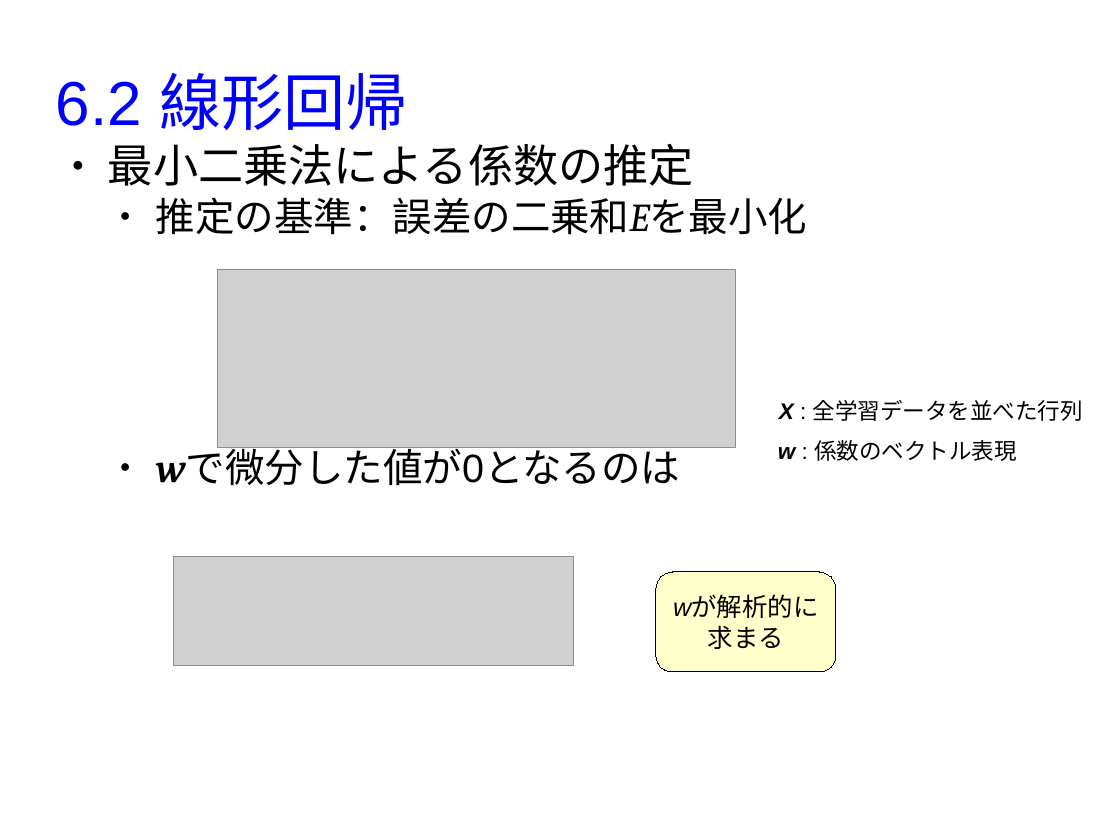
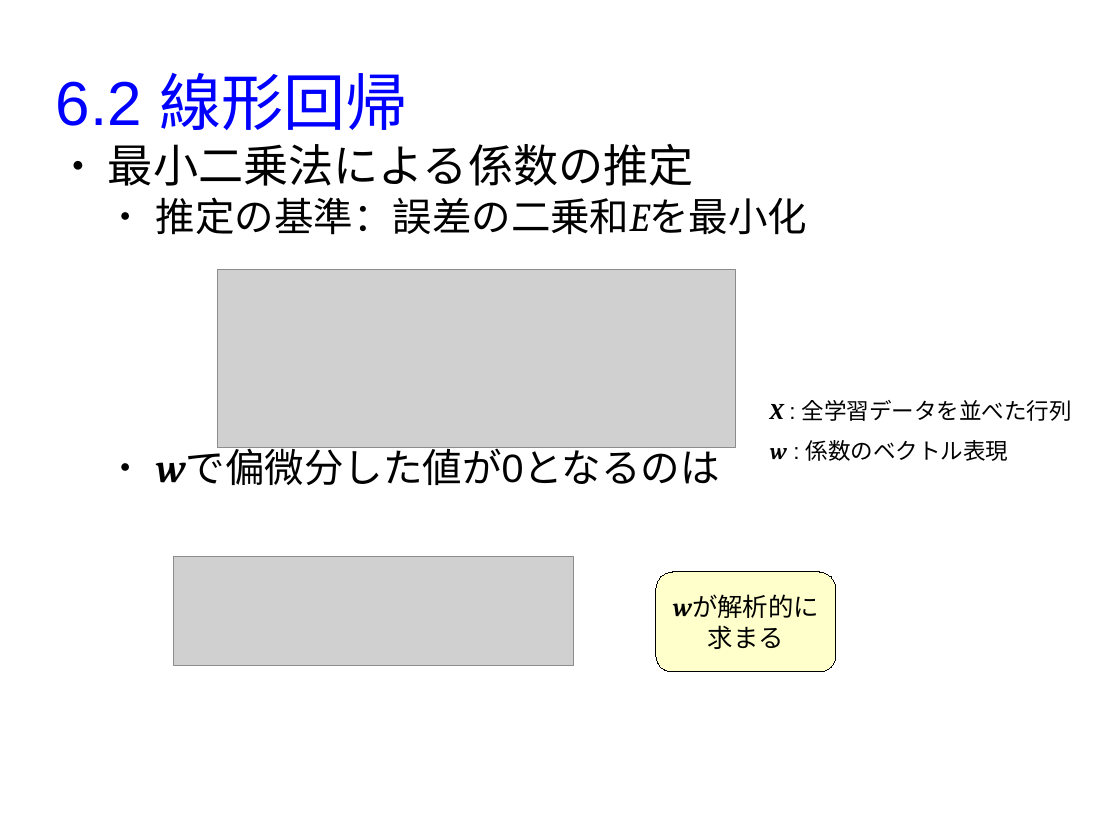
Before and after one commit to MasahiroAraki/MachineLearning, a slide deck: slide 4 of slides/chap06.odp. Drawn at 1120x840 pixels with LibreOffice and Linux fonts; fonts in the diff are those of the drawing; grey boxes stand for pictures. Boxes give left, top, right and bottom in pixels: in the first picture for what was removed or moved away, otherwise in the second. Text is boxed around its words. In the diff, an @@ line names an element or a change of style, - is before the commit and + after.

```diff
--- a/slides/chap06.odp
+++ b/slides/chap06.odp
@@ text "X : 全学習データを並べた行列": place and size @@
-text "X : 全学習データを並べた行列" at (779,400,1083,421)
+text "X : 全学習データを並べた行列" at (770,400,1072,421)
@@ text "X : 全学習データを並べた行列" at (770,400,1072,421): font Arial to Cambria in "X" @@
@@ text at (156,446,720,485): text changed @@
-  ● wで微分した値が0となるのは
+  ● wで偏微分した値が0となるのは
@@ text "w : 係数のベクトル表現": place and size @@
-text "w : 係数のベクトル表現" at (778,440,1016,461)
+text "w : 係数のベクトル表現" at (770,440,1008,461)
@@ text "w : 係数のベクトル表現" at (770,440,1008,461): font Arial to Cambria in "w" @@
@@ text in rounded rectangle at (673,594,819,618): font Arial to Cambria, bold on in "wが解析的に" @@
```
Also in this commit, not shown: 8 other slides changed, 3 other files.
